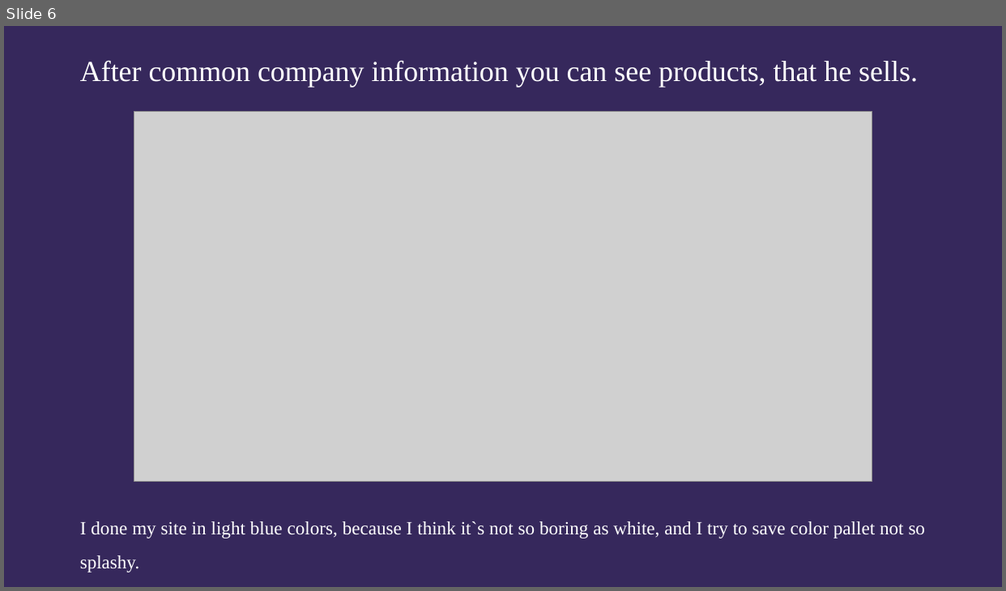
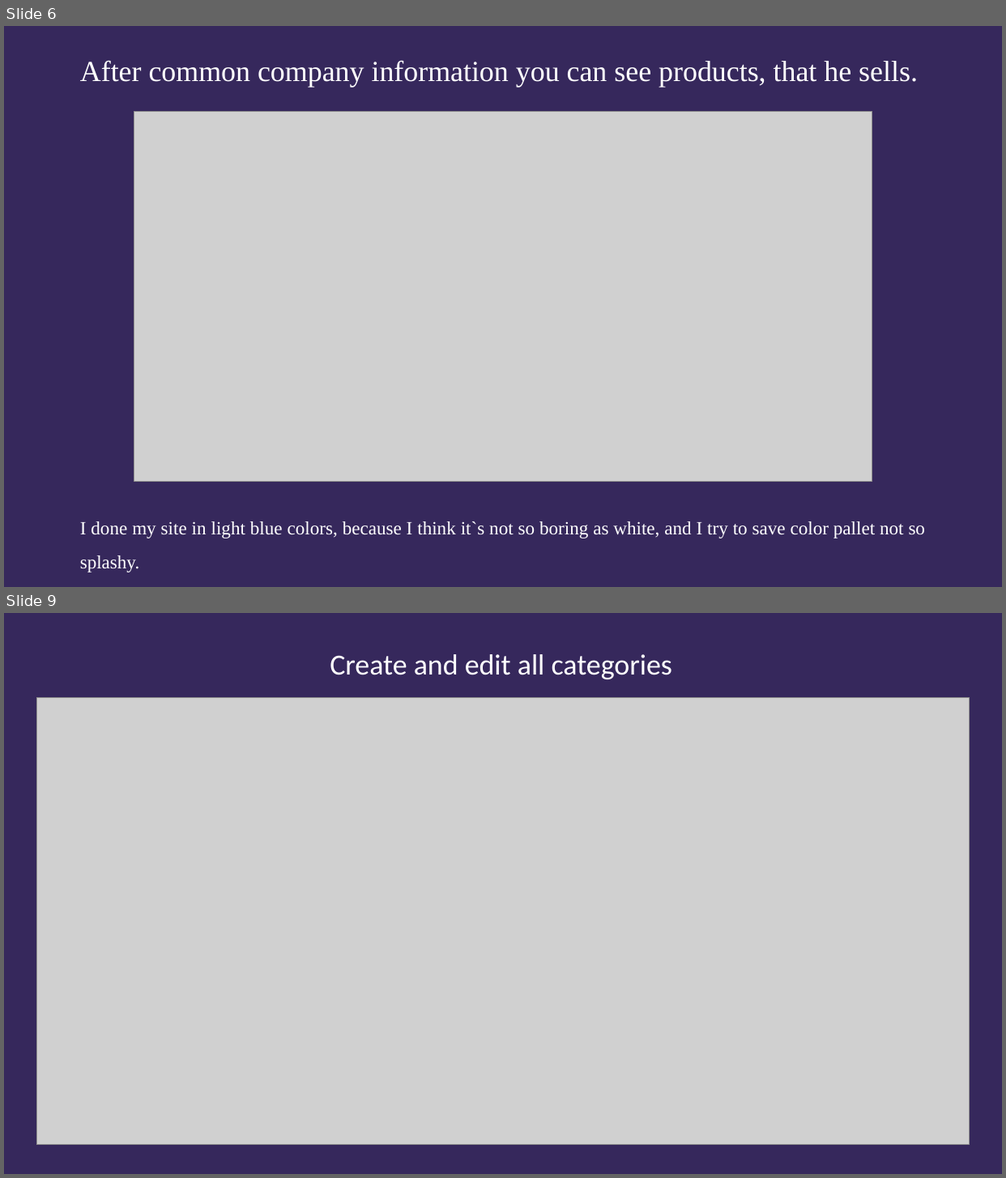
Before and after one commit to SaylerGaming/food-store, a slide deck: FoodStore.pptx. Shown one above the other, each under a label of ours: slide 6 before the commit, slides 6 and 9 after it; the slides between them are not shown. The pictures are 1006x591 and 1006x1178 pixels, drawn with LibreOffice and Linux fonts; fonts in the diff are those of the drawing; grey boxes stand for pictures. Boxes give left, top, right and bottom in pixels: in the first picture for what was removed or moved away, otherwise in the second. Text is boxed around its words. In the diff, an @@ line names an element or a change of style, - is before the commit and + after.

```diff
--- a/FoodStore.pptx
+++ b/FoodStore.pptx
@@ slide 9 added at bbox=[4, 613, 1002, 1174], background #36285C @@
@@ text added at bbox=[330, 654, 672, 679], 28 pt, text #FFFFFF @@
+Create and edit all categories
@@ picture added at bbox=[37, 697, 970, 1145] @@
```
Also in this commit, not shown: 2 other slides added, 3 other files.
